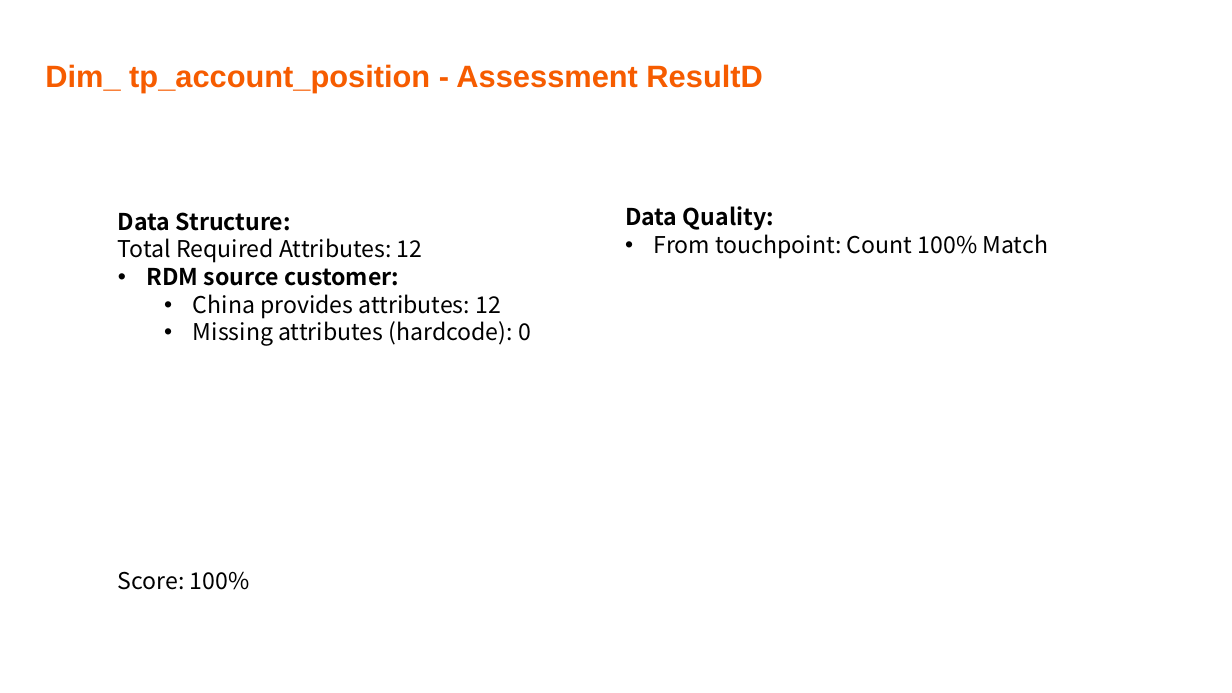
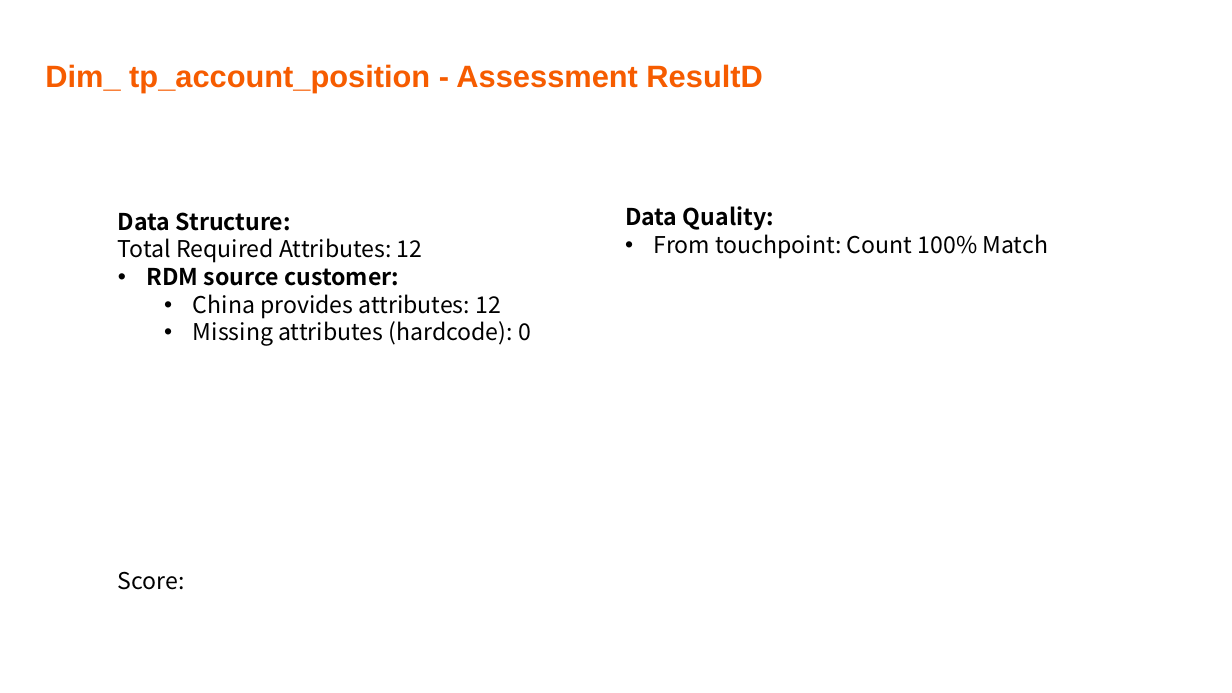
Before and after one commit to Ben202309141505/Documents, a slide deck: slide 38 of NGSE docs/NGSE China - Data Readiness Report_20231226_V0.1.pptx. Drawn at 1232x693 pixels with LibreOffice and Linux fonts; fonts in the diff are those of the drawing; background and template pictures are left out. Boxes give left, top, right and bottom in pixels: in the first picture for what was removed or moved away, otherwise in the second. Text is boxed around its words. In the diff, an @@ line names an element or a change of style, - is before the commit and + after.

```diff
--- a/NGSE docs/NGSE China - Data Readiness Report_20231226_V0.1.pptx
+++ b/NGSE docs/NGSE China - Data Readiness Report_20231226_V0.1.pptx
@@ text at (x1=118, y1=571, x2=185, y2=590): text changed @@
-Score: 100%
+Score:
```
Also in this commit, not shown: 4 other slides changed.
